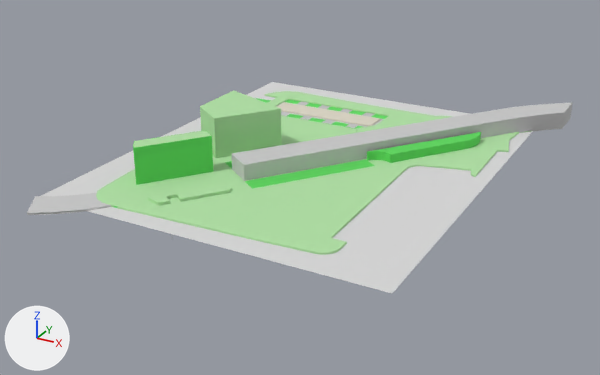
Before and after pictures for a commit that changed the OBJ model NorfolkVizApp/depends/models/environment.obj.
The view is the same before and after, from a 50 mm lens placed at (6880.0, -17304.0, 6821.0), pointed at (-948.0, -3072.0, -295.0). Arrows for +X, +Y and +Z are at lower left; the lights stay in place. Where no turn or scale is listed for an object, it has been applied to the vertices.

Script lines for the objects in view, before the commit:
```python
me_environment = bpy.data.meshes.new('environment')
me_environment.from_pydata(...)  # 13714 vertices, 26403 faces; spans x -4514.0..3382.0, y -7661.0..2669.0, z -316.0..1193.0
# faces by material slot: [8, 1828, 4223, 2144, 3690, 14474, 36]
me_environment.materials.append(mat_ashpalt)  # light grey #dadada
me_environment.materials.append(mat_greenstuff)  # green #b2e2a6
me_environment.materials.append(mat_canopy)  # green #26b100
me_environment.materials.append(mat_trunk)
me_environment.materials.append(mat_05___default)  # light grey #cacaca
me_environment.materials.append(mat_wire_027177027)  # green #5cd95c
me_environment.materials.append(mat_material__37)
ob_environment = bpy.data.objects.new('environment', me_environment)
ob_environment.location = (0.0, 0.0, 0.0)
```
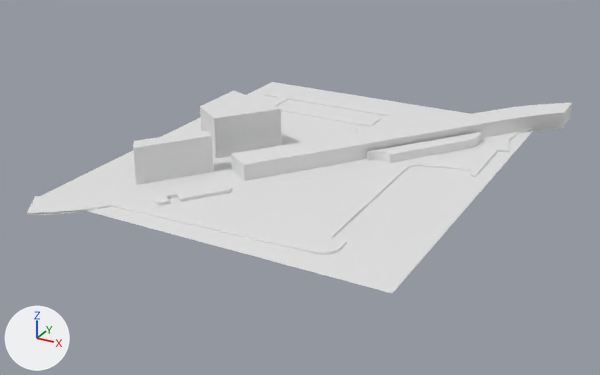
Location of each change, (x1, y1, x2, y2) in pixels of the pictures (600 x 375 px):
part 1 of me_environment, recoloured: (41, 82, 533, 293) in both
part 2 of me_environment, recoloured (green to white): (96, 90, 530, 255) in both
part 3 of me_environment, recoloured (grey to white): (27, 102, 573, 266) in both
part 4 of me_environment, recoloured (green to white): (97, 98, 481, 208) in both
part 5 of me_environment, recoloured: (276, 102, 381, 126) in both

The change in detail:
me_environment has 13714 vertices, 26403 faces and spans x -4514.0..3382.0, y -7661.0..2669.0, z -316.0..1193.0.
me_environment is used by ob_environment; location (0.0, 0.0, 0.0).
me_environment no longer uses material mat_canopy (green #26b100).
me_environment no longer uses material mat_trunk.
me_environment part 1: all 8 faces that had it switch from mat_ashpalt (light grey #dadada) to no material.
me_environment part 2: all 1828 faces that had it switch from mat_greenstuff (green #b2e2a6) to no material.
me_environment part 3: all 3690 faces that had it switch from mat_05___default (light grey #cacaca) to no material.
me_environment part 4: all 14474 faces that had it switch from mat_wire_027177027 (green #5cd95c) to no material.
me_environment part 5: all 36 faces that had it switch from mat_material__37 to no material.
